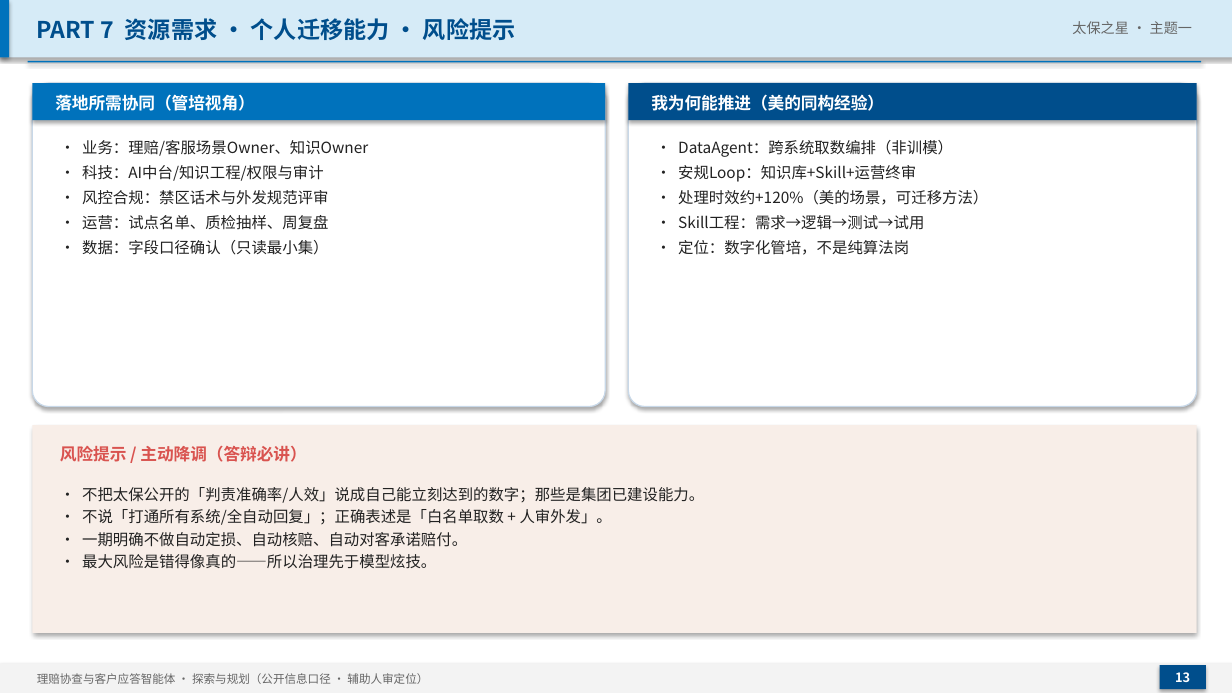
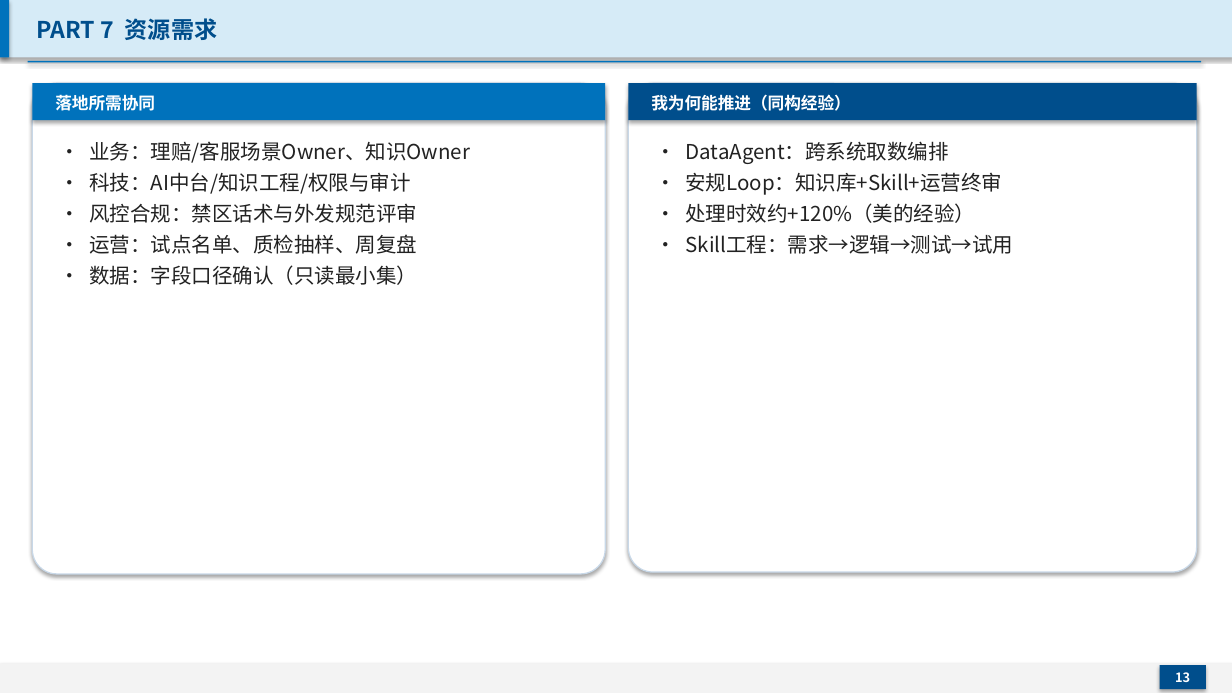
Before and after one commit to Haoooaa/planning-sourcing-system, a slide deck: slide 13 of claims-assist/deck.pptx. Drawn at 1232x693 pixels with LibreOffice and Linux fonts; fonts in the diff are those of the drawing. Boxes give left, top, right and bottom in pixels: in the first picture for what was removed or moved away, otherwise in the second. Text is boxed around its words. In the diff, an @@ line names an element or a change of style, - is before the commit and + after.

```diff
--- a/claims-assist/deck.pptx
+++ b/claims-assist/deck.pptx
@@ text at (37,18,217,40): text changed @@
-PART 7 资源需求 · 个人迁移能力 · 风险提示
+PART 7 资源需求
@@ text removed at (1072,21,1192,34) @@
-太保之星 · 主题一
@@ rounded rectangle: place and size @@
-rounded rectangle at (32,83,605,407)
+rounded rectangle at (32,83,605,574)
@@ rounded rectangle: place and size @@
-rounded rectangle at (628,83,1197,407)
+rounded rectangle at (628,83,1197,572)
@@ text at (55,95,155,111): text changed @@
-落地所需协同（管培视角）
+落地所需协同
@@ text at (651,94,851,111): text changed @@
-我为何能推进（美的同构经验）
+我为何能推进（同构经验）
@@ text "• 业务：理赔/客服场景Owner、知识Owner" at (90,141,471,285): size 12 to 16 pt @@
@@ text at (686,141,949,164): text changed; size 12 to 16 pt @@
-• DataAgent：跨系统取数编排（非训模）
+• DataAgent：跨系统取数编排
@@ text at (686,172,1014,254): size 12 to 16 pt in "• 安规Loop：知识库+Skill+运营终审", "• Skill工程：需求→逻辑→测试→试用" @@
@@ text at (686,203,976,223): text changed; size 12 to 16 pt @@
-• 处理时效约+120%（美的场景，可迁移方法）
+• 处理时效约+120%（美的经验）
@@ text at (678,240,909,255): paragraph removed @@
-• 定位：数字化管培，不是纯算法岗
@@ rectangle removed at (32,425,1197,633) @@
@@ text removed at (60,446,306,462) @@
-风险提示 / 主动降调（答辩必讲）
@@ text removed at (82,487,704,569) @@
-• 不把太保公开的「判责准确率/人效」说成自己能立刻达到的数字；那些是集团已建设能力。
-• 不说「打通所有系统/全自动回复」；正确表述是「白名单取数 + 人审外发」。
-• 一期明确不做自动定损、自动核赔、自动对客承诺赔付。
-• 最大风险是错得像真的——所以治理先于模型炫技。
@@ text removed at (37,673,428,684) @@
-理赔协查与客户应答智能体 · 探索与规划（公开信息口径 · 辅助人审定位）
```
Also in this commit, not shown: 11 other slides changed, 3 slides added, 5 slides removed, 1 other file.
